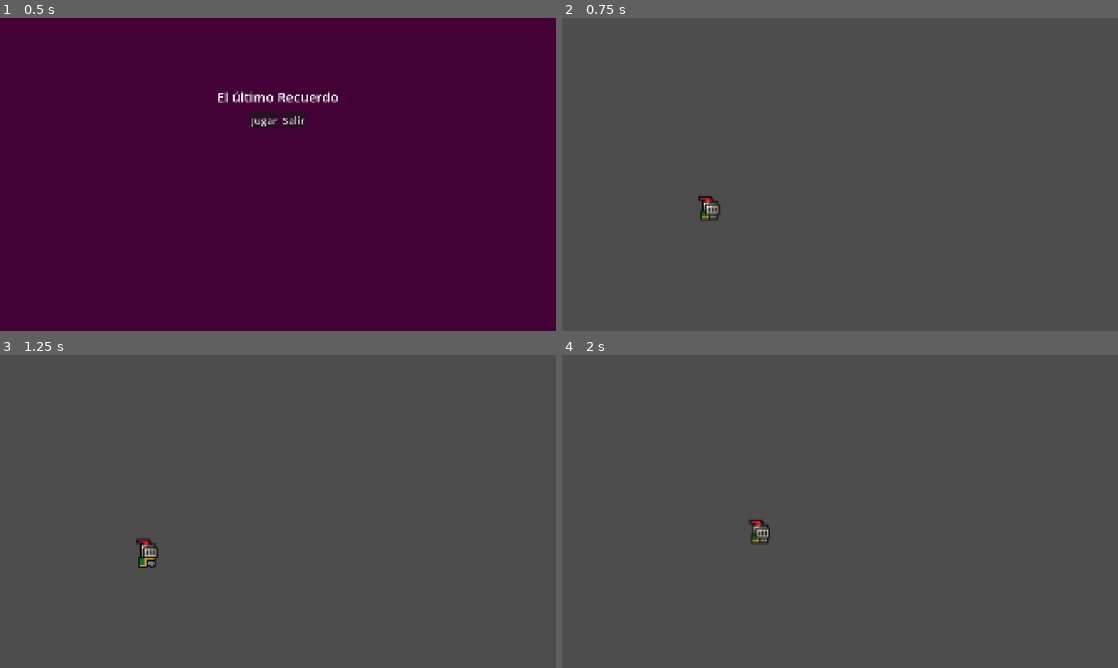
Above: before the commit, frames 1-4 (two rows, left to right).
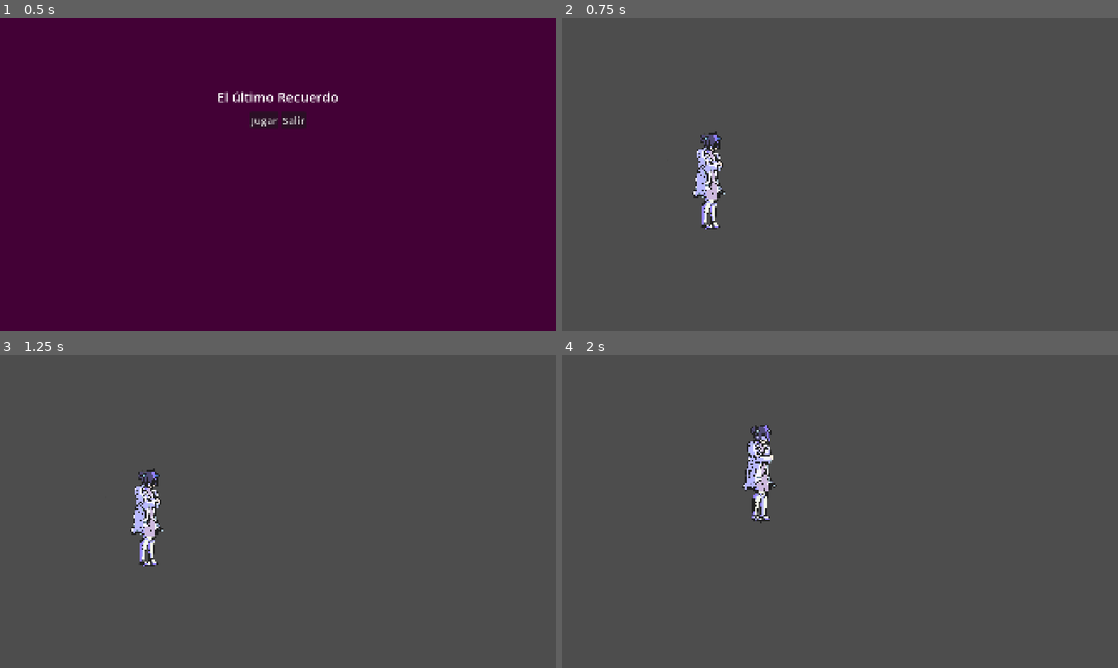
Above: after the commit, the same moments.

Repository: empanad4z/WOMEN-GAME-JAM-2026
Game: Godot game, scene res://scenes/main.tscn
The game is run twice, just before and just after one commit, with the same random seed, the same clock (stepped at 60 frames per second) and the same inputs.
Inputs (mouse positions are in pixels of both pictures, inside the frame that each line leads up to):
- Up to frame 1 (0.5 s): no input
- Up to frame 2 (0.75 s): click "Jugar" at 0.5 s
- Up to frame 3 (1.25 s): no input
- Up to frame 4 (2 s): tap Enter (ui_accept) at 1.25 s; move the mouse to (962, 495) at 1.27 s; hold Right (move_right) from 1.28 s (still down); tap X (attack) at 1.35 s; click (962, 495) at 1.42 s; tap Z (jump) at 1.52 s

Frame 1 is identical in both runs. In frame 2, 1.1% of the frame differs, in the area x 23-30%, y 36-68%; in frame 3, 1.1%; in frame 4, 1.3%, in the area x 32-39%, y 22-60%.

Commit message:
feat: player con sprite de Alice y escala unificada

Diff:
--- a/scenes/player.tscn
+++ b/scenes/player.tscn
@@ -3,109 +3,24 @@
 [ext_resource type="Script" uid="uid://bald03s3rjmgx" path="res://scripts/player.gd" id="1_dqkch"]
 [ext_resource type="Script" uid="uid://dvmox6kffbnxp" path="res://scripts/health_component.gd" id="1_g2els"]
 [ext_resource type="Script" uid="uid://c0ces1i788qmt" path="res://scripts/hurtbox.gd" id="2_qhqgy"]
-[ext_resource type="Texture2D" uid="uid://bvt4otrpginxb" path="res://assets/sprites/pruebas/knight/knight.png" id="2_qlg0r"]
 [ext_resource type="Script" uid="uid://cxgnm2ph6v17j" path="res://scripts/hitbox.gd" id="3_qhqgy"]
+[ext_resource type="Texture2D" uid="uid://bjhgognvftiio" path="res://assets/sprites/character/alice_00.png" id="3_tuyoq"]
 
-[sub_resource type="AtlasTexture" id="AtlasTexture_ujl30"]
-atlas = ExtResource("2_qlg0r")
-region = Rect2(96, 64, 32, 32)
+[sub_resource type="RectangleShape2D" id="RectangleShape2D_d2wvv"]
+size = Vector2(55.22, 85.77333)
 
-[sub_resource type="AtlasTexture" id="AtlasTexture_31cv2"]
-atlas = ExtResource("2_qlg0r")
-region = Rect2(128, 64, 32, 32)
+[sub_resource type="RectangleShape2D" id="RectangleShape2D_jej6c"]
+size = Vector2(120, 25)
 
-[sub_resource type="AtlasTexture" id="AtlasTexture_tuyoq"]
-atlas = ExtResource("2_qlg0r")
-region = Rect2(0, 0, 32, 32)
-
-[sub_resource type="AtlasTexture" id="AtlasTexture_fjrip"]
-atlas = ExtResource("2_qlg0r")
-region = Rect2(32, 0, 32, 32)
-
-[sub_resource type="AtlasTexture" id="AtlasTexture_smehm"]
-atlas = ExtResource("2_qlg0r")
-region = Rect2(64, 0, 32, 32)
-
-[sub_resource type="AtlasTexture" id="AtlasTexture_ur7pv"]
-atlas = ExtResource("2_qlg0r")
-region = Rect2(96, 0, 32, 32)
-
-[sub_resource type="AtlasTexture" id="AtlasTexture_ke2ow"]
-atlas = ExtResource("2_qlg0r")
-region = Rect2(64, 160, 32, 32)
-
-[sub_resource type="AtlasTexture" id="AtlasTexture_qlg0r"]
-atlas = ExtResource("2_qlg0r")
-region = Rect2(0, 64, 32, 32)
-
-[sub_resource type="AtlasTexture" id="AtlasTexture_y4r1p"]
-atlas = ExtResource("2_qlg0r")
-region = Rect2(32, 64, 32, 32)
-
-[sub_resource type="AtlasTexture" id="AtlasTexture_d2wvv"]
-atlas = ExtResource("2_qlg0r")
-region = Rect2(64, 64, 32, 32)
-
-[sub_resource type="AtlasTexture" id="AtlasTexture_3v2ag"]
-atlas = ExtResource("2_qlg0r")
-region = Rect2(96, 64, 32, 32)
-
-[sub_resource type="AtlasTexture" id="AtlasTexture_jej6c"]
-atlas = ExtResource("2_qlg0r")
-region = Rect2(128, 64, 32, 32)
-
-[sub_resource type="AtlasTexture" id="AtlasTexture_f1ej7"]
-atlas = ExtResource("2_qlg0r")
-region = Rect2(160, 64, 32, 32)
-
-[sub_resource type="AtlasTexture" id="AtlasTexture_oprun"]
-atlas = ExtResource("2_qlg0r")
-region = Rect2(192, 64, 32, 32)
-
-[sub_resource type="AtlasTexture" id="AtlasTexture_a8ls1"]
-atlas = ExtResource("2_qlg0r")
-region = Rect2(224, 64, 32, 32)
-
-[sub_resource type="AtlasTexture" id="AtlasTexture_qfm1y"]
-atlas = ExtResource("2_qlg0r")
-region = Rect2(0, 96, 32, 32)
-
-[sub_resource type="AtlasTexture" id="AtlasTexture_fulsm"]
-atlas = ExtResource("2_qlg0r")
-region = Rect2(32, 96, 32, 32)
-
-[sub_resource type="AtlasTexture" id="AtlasTexture_4r5pv"]
-atlas = ExtResource("2_qlg0r")
-region = Rect2(64, 96, 32, 32)
-
-[sub_resource type="AtlasTexture" id="AtlasTexture_60mlk"]
-atlas = ExtResource("2_qlg0r")
-region = Rect2(96, 96, 32, 32)
-
-[sub_resource type="AtlasTexture" id="AtlasTexture_i4ail"]
-atlas = ExtResource("2_qlg0r")
-region = Rect2(128, 96, 32, 32)
-
-[sub_resource type="AtlasTexture" id="AtlasTexture_a38lo"]
-atlas = ExtResource("2_qlg0r")
-region = Rect2(160, 96, 32, 32)
-
-[sub_resource type="AtlasTexture" id="AtlasTexture_4ni07"]
-atlas = ExtResource("2_qlg0r")
-region = Rect2(192, 96, 32, 32)
-
-[sub_resource type="AtlasTexture" id="AtlasTexture_l71n6"]
-atlas = ExtResource("2_qlg0r")
-region = Rect2(224, 96, 32, 32)
+[sub_resource type="CapsuleShape2D" id="CapsuleShape2D_3v2ag"]
+radius = 24.0
+height = 82.06
 
 [sub_resource type="SpriteFrames" id="SpriteFrames_y4r1p"]
 animations = [{
 "frames": [{
 "duration": 1.0,
-"texture": SubResource("AtlasTexture_ujl30")
-}, {
-"duration": 1.0,
-"texture": SubResource("AtlasTexture_31cv2")
+"texture": ExtResource("3_tuyoq")
 }],
 "loop": 0,
 "name": &"attack",
@@ -113,16 +28,7 @@
 }, {
 "frames": [{
 "duration": 1.0,
-"texture": SubResource("AtlasTexture_tuyoq")
-}, {
-"duration": 1.0,
-"texture": SubResource("AtlasTexture_fjrip")
-}, {
-"duration": 1.0,
-"texture": SubResource("AtlasTexture_smehm")
-}, {
-"duration": 1.0,
-"texture": SubResource("AtlasTexture_ur7pv")
+"texture": ExtResource("3_tuyoq")
 }],
 "loop": 1,
 "name": &"idle",
@@ -130,7 +36,7 @@
 }, {
 "frames": [{
 "duration": 1.0,
-"texture": SubResource("AtlasTexture_ke2ow")
+"texture": ExtResource("3_tuyoq")
 }],
 "loop": 1,
 "name": &"jump",
@@ -138,89 +44,37 @@
 }, {
 "frames": [{
 "duration": 1.0,
-"texture": SubResource("AtlasTexture_qlg0r")
-}, {
-"duration": 1.0,
-"texture": SubResource("AtlasTexture_y4r1p")
-}, {
-"duration": 1.0,
-"texture": SubResource("AtlasTexture_d2wvv")
-}, {
-"duration": 1.0,
-"texture": SubResource("AtlasTexture_3v2ag")
-}, {
-"duration": 1.0,
-"texture": SubResource("AtlasTexture_jej6c")
-}, {
-"duration": 1.0,
-"texture": SubResource("AtlasTexture_f1ej7")
-}, {
-"duration": 1.0,
-"texture": SubResource("AtlasTexture_oprun")
-}, {
-"duration": 1.0,
-"texture": SubResource("AtlasTexture_a8ls1")
-}, {
-"duration": 1.0,
-"texture": SubResource("AtlasTexture_qfm1y")
-}, {
-"duration": 1.0,
-"texture": SubResource("AtlasTexture_fulsm")
-}, {
-"duration": 1.0,
-"texture": SubResource("AtlasTexture_4r5pv")
-}, {
-"duration": 1.0,
-"texture": SubResource("AtlasTexture_60mlk")
-}, {
-"duration": 1.0,
-"texture": SubResource("AtlasTexture_i4ail")
-}, {
-"duration": 1.0,
-"texture": SubResource("AtlasTexture_a38lo")
-}, {
-"duration": 1.0,
-"texture": SubResource("AtlasTexture_4ni07")
-}, {
-"duration": 1.0,
-"texture": SubResource("AtlasTexture_l71n6")
+"texture": ExtResource("3_tuyoq")
 }],
 "loop": 1,
 "name": &"run",
 "speed": 10.0
 }]
 
-[sub_resource type="RectangleShape2D" id="RectangleShape2D_d2wvv"]
-size = Vector2(55.22, 87.38)
-
-[sub_resource type="CapsuleShape2D" id="CapsuleShape2D_3v2ag"]
-radius = 24.0
-height = 82.06
-
-[sub_resource type="RectangleShape2D" id="RectangleShape2D_jej6c"]
-size = Vector2(120, 25)
-
 [node name="Player" type="CharacterBody2D" unique_id=1929255917 groups=["Player"]]
+scale = Vector2(2.5, 2.5)
 collision_layer = 8
 script = ExtResource("1_dqkch")
 
-[node name="AnimatedSprite2D" type="AnimatedSprite2D" parent="." unique_id=1966613025]
-position = Vector2(6.5599976, -4.4400024)
-scale = Vector2(5.535, 5.535)
-sprite_frames = SubResource("SpriteFrames_y4r1p")
-animation = &"idle"
-autoplay = "idle"
-
 [node name="CollisionShape2D" type="CollisionShape2D" parent="." unique_id=1642977503]
-position = Vector2(6.950012, 16.559998)
+position = Vector2(0, 1.2853364)
+scale = Vector2(0.96, 1.6)
 shape = SubResource("RectangleShape2D_d2wvv")
 
-[node name="HealthComponent" type="Node" parent="." unique_id=438585093]
-script = ExtResource("1_g2els")
-metadata/_custom_type_script = "uid://dvmox6kffbnxp"
+[node name="Hitbox" type="Area2D" parent="." unique_id=418958962]
+position = Vector2(77.4763, -41.97335)
+scale = Vector2(0.95202494, 1.011)
+collision_layer = 2
+collision_mask = 0
+script = ExtResource("3_qhqgy")
+metadata/_custom_type_script = "uid://cxgnm2ph6v17j"
+
+[node name="CollisionShape2D" type="CollisionShape2D" parent="Hitbox" unique_id=1896991280]
+shape = SubResource("RectangleShape2D_jej6c")
+disabled = true
 
 [node name="Hurtbox" type="Area2D" parent="." unique_id=1914193078 node_paths=PackedStringArray("health")]
-position = Vector2(2.5599976, -1.4400024)
+scale = Vector2(1.004, 1.599)
 collision_layer = 0
 collision_mask = 4
 script = ExtResource("2_qhqgy")
@@ -229,16 +83,14 @@
 metadata/_custom_type_script = "uid://c0ces1i788qmt"
 
 [node name="CollisionShape2D" type="CollisionShape2D" parent="Hurtbox" unique_id=1052719299]
-position = Vector2(3, 19)
 shape = SubResource("CapsuleShape2D_3v2ag")
 
-[node name="Hitbox" type="Area2D" parent="." unique_id=418958962]
-position = Vector2(80.56, -1.44)
-collision_layer = 2
-collision_mask = 0
-script = ExtResource("3_qhqgy")
-metadata/_custom_type_script = "uid://cxgnm2ph6v17j"
+[node name="AnimatedSprite2D" type="AnimatedSprite2D" parent="." unique_id=1966613025]
+scale = Vector2(0.075, 0.075)
+sprite_frames = SubResource("SpriteFrames_y4r1p")
+animation = &"attack"
+autoplay = "idle"
 
-[node name="CollisionShape2D" type="CollisionShape2D" parent="Hitbox" unique_id=1896991280]
-shape = SubResource("RectangleShape2D_jej6c")
-disabled = true
+[node name="HealthComponent" type="Node" parent="." unique_id=438585093]
+script = ExtResource("1_g2els")
+metadata/_custom_type_script = "uid://dvmox6kffbnxp"
--- a/scripts/player.gd
+++ b/scripts/player.gd
@@ -3,7 +3,7 @@
 
 const SPEED = 250.0
 const SPRINT_SPEED = 450.0
-const JUMP_VELOCITY = -400.0
+const JUMP_VELOCITY = -550.0
 const GAME_OVER_SCENE := preload("res://scenes/game_over.tscn")
 
 @onready var animated_sprite_2d: AnimatedSprite2D = $AnimatedSprite2D
Binary file added: assets/sprites/character/alice_00.png
Not shown, added: assets/sprites/character/alice_00.png.import
